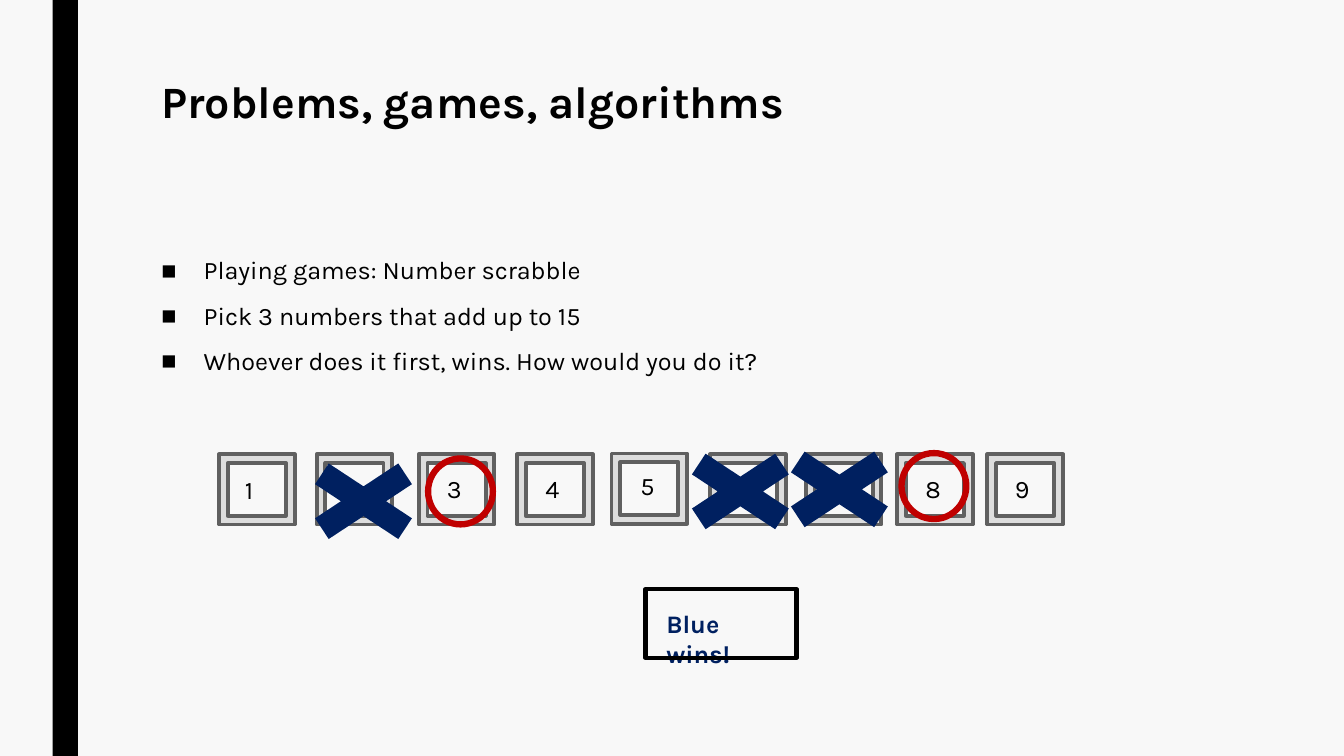
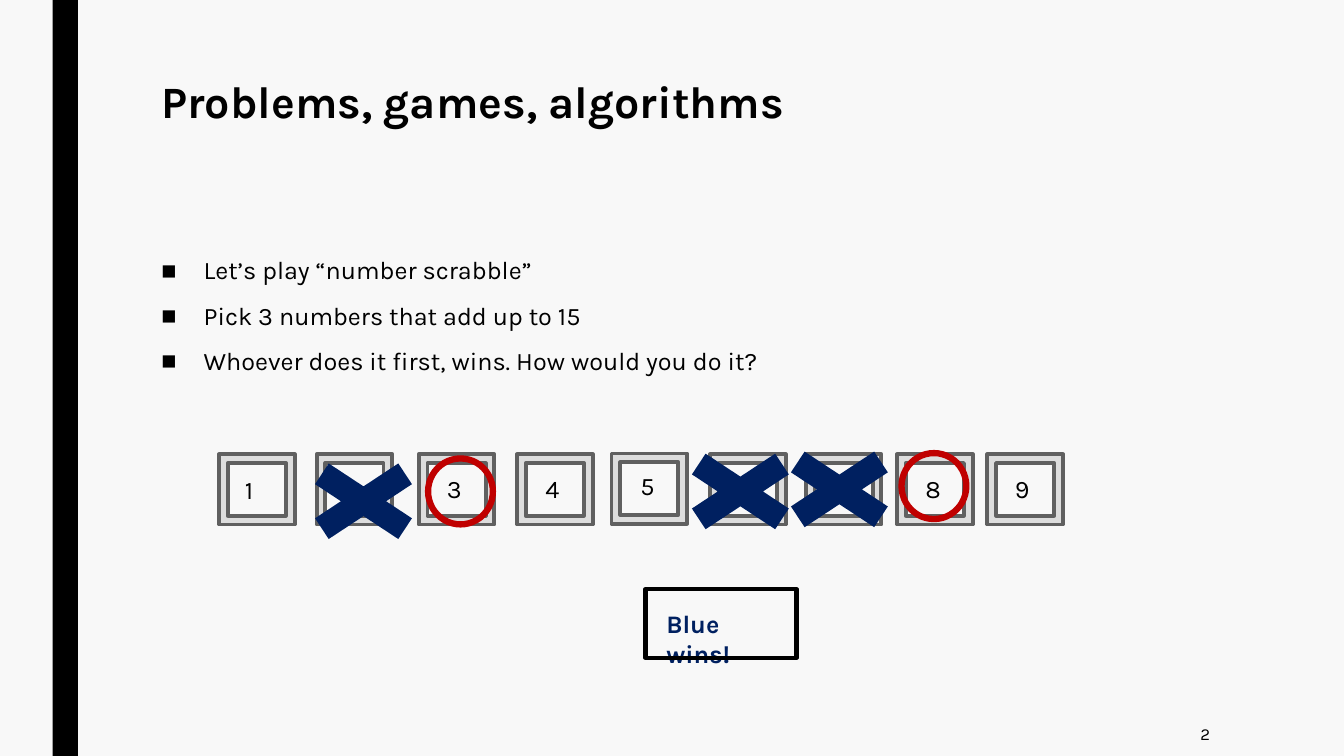
Before and after one commit to jurtasun/presentations, a slide deck: slide 3 of 202306_LMS_Complexity/230619_LMS_Complexity.ppt. Drawn at 1344x756 pixels with LibreOffice and Linux fonts; fonts in the diff are those of the drawing. Boxes give left, top, right and bottom in pixels: in the first picture for what was removed or moved away, otherwise in the second. Text is boxed around its words. In the diff, an @@ line names an element or a change of style, - is before the commit and + after.

```diff
--- a/202306_LMS_Complexity/230619_LMS_Complexity.ppt
+++ b/202306_LMS_Complexity/230619_LMS_Complexity.ppt
@@ text at (204, 261, 532, 285): text changed @@
-■ Playing games: Number scrabble
+■ Let’s play “number scrabble”
@@ text added at (1200, 729, 1210, 740), 12 pt, text #000000 @@
+2
```
Also in this commit, not shown: 7 other slides changed.
